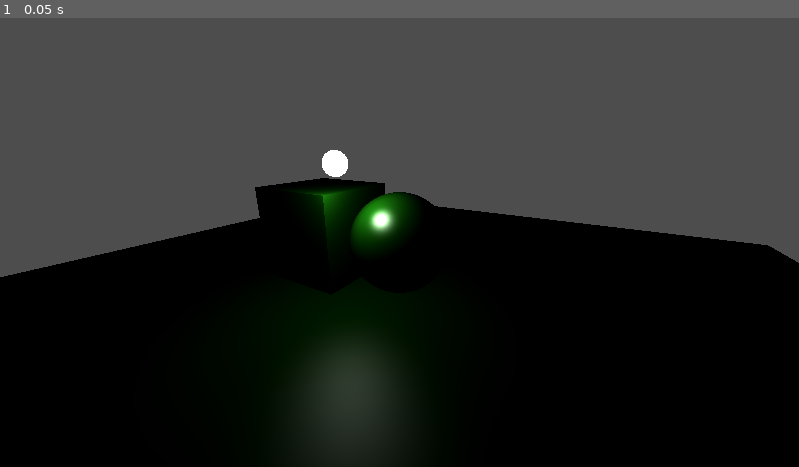
Above: before the commit, frame 1.
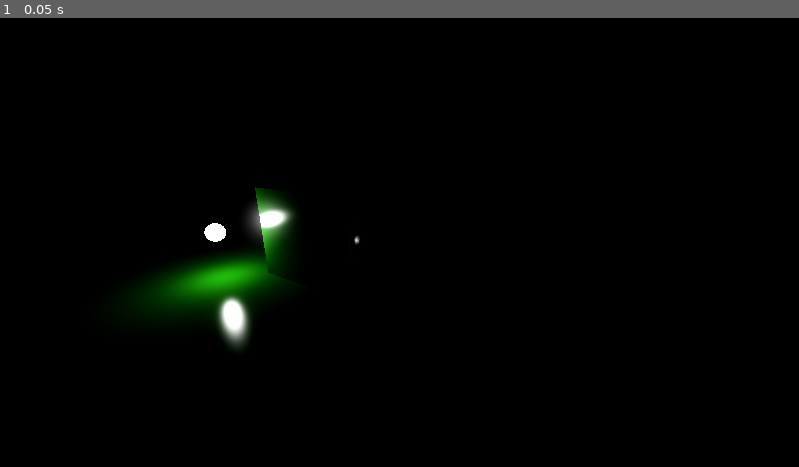
Above: after the commit, the same moment.

Repository: nonyx777/Real-Time-Rendering-Implementations-from-Book
Game: Godot game, scene res://Scenes/master.tscn
Same seed, same stepped clock (60 frames per second), same inputs: the game is played once before the commit and once after it.
Inputs:
- Up to frame 1 (0.05 s): no input

The runs differ from the first frame. In frame 1, 54% of the frame differs, in the area x 0-100%, y 0-100%.

Commit message:
ambient light added

Diff:
--- a/BlinnPhongBRDF/blinn_phong_brdf.gd
+++ b/BlinnPhongBRDF/blinn_phong_brdf.gd
@@ -3,15 +3,17 @@
 @export var light_position: MeshInstance3D
 
 var radiant_flux: float = 30.0 #Default 3.0
+var ka: Vector3 = Vector3(0.15, 0.15, 0.15) # Default (0.1, 0.1, 0.1)
 var kd: Vector3 = Vector3(0.25, 0.5, 0.2) # Default (0.25, 0.5, 0.2)
 var ks: Vector3 = Vector3(0.25, 0.25, 0.25) # Default (1.0, 1.0, 1.0)
-var ns: float = 32.0 # Default 32.0
+var ns: float = 300.0 # Default 32.0
 
 var material: Material
 
 func _ready() -> void:
 	material = get_active_material(0)
 	material.set_shader_parameter("radiant_flux", radiant_flux)
+	material.set_shader_parameter("ka", ka)
 	material.set_shader_parameter("kd", kd)
 	material.set_shader_parameter("ks", ks)
 	material.set_shader_parameter("ns", ns)
--- a/BlinnPhongBRDF/blinn_phong_brdf.gdshader
+++ b/BlinnPhongBRDF/blinn_phong_brdf.gdshader
@@ -2,6 +2,7 @@
 render_mode unshaded;
 
 uniform float radiant_flux;
+uniform vec3 ka;
 uniform vec3 kd;
 uniform vec3 ks;
 uniform float ns;
@@ -44,8 +45,9 @@
 }
 
 void fragment() {
+	vec3 radiance = rgb2lin(kd) * rgb2lin(ka);
 	vec3 brdf = brdf(rgb2lin(kd), rgb2lin(ks), ns, CAMERA_POSITION_WORLD, light_position, vertex_world_pos, vertex_world_norm);
 	float irradiance = irradiance(light_position, vertex_world_pos, vertex_world_norm, radiant_flux);
-	vec3 radiance = brdf * irradiance;
+	radiance += brdf * irradiance;
 	ALBEDO = radiance;
 }
--- a/Scenes/blinn_phong_brdf.tscn
+++ b/Scenes/blinn_phong_brdf.tscn
@@ -1,12 +1,26 @@
-[gd_scene load_steps=11 format=3 uid="uid://cpbyn124ivbup"]
+[gd_scene load_steps=14 format=3 uid="uid://cpbyn124ivbup"]
 
 [ext_resource type="Script" path="res://BlinnPhongBRDF/blinn_phong_brdf.gd" id="1_4iqhq"]
 [ext_resource type="Shader" path="res://BlinnPhongBRDF/blinn_phong_brdf.gdshader" id="1_nhkm0"]
+
+[sub_resource type="ProceduralSkyMaterial" id="ProceduralSkyMaterial_xn4yi"]
+sky_horizon_color = Color(0.64625, 0.65575, 0.67075, 1)
+ground_horizon_color = Color(0.64625, 0.65575, 0.67075, 1)
+
+[sub_resource type="Sky" id="Sky_egy7j"]
+sky_material = SubResource("ProceduralSkyMaterial_xn4yi")
+
+[sub_resource type="Environment" id="Environment_h0uen"]
+background_mode = 1
+sky = SubResource("Sky_egy7j")
+tonemap_mode = 2
+glow_enabled = true
 
 [sub_resource type="ShaderMaterial" id="ShaderMaterial_gkcbh"]
 render_priority = 0
 shader = ExtResource("1_nhkm0")
 shader_parameter/radiant_flux = null
+shader_parameter/ka = null
 shader_parameter/kd = null
 shader_parameter/ks = null
 shader_parameter/ns = null
@@ -29,6 +43,7 @@
 render_priority = 0
 shader = ExtResource("1_nhkm0")
 shader_parameter/radiant_flux = null
+shader_parameter/ka = null
 shader_parameter/kd = null
 shader_parameter/ks = null
 shader_parameter/ns = null
@@ -41,6 +56,7 @@
 render_priority = 0
 shader = ExtResource("1_nhkm0")
 shader_parameter/radiant_flux = null
+shader_parameter/ka = null
 shader_parameter/kd = null
 shader_parameter/ks = null
 shader_parameter/ns = null
@@ -52,13 +68,16 @@
 
 [node name="BlinnPhongBRDF" type="Node3D"]
 
+[node name="WorldEnvironment" type="WorldEnvironment" parent="."]
+environment = SubResource("Environment_h0uen")
+
 [node name="Sphere" type="MeshInstance3D" parent="." node_paths=PackedStringArray("light_position")]
 mesh = SubResource("SphereMesh_xwpnw")
 script = ExtResource("1_4iqhq")
 light_position = NodePath("../LightSource1")
 
 [node name="LightSource1" type="MeshInstance3D" parent="."]
-transform = Transform3D(1, 0, 0, 0, 1, 0, 0, 0, 1, 0.662729, 0.79926, 0.171252)
+transform = Transform3D(1, 0, 0, 0, 1, 0, 0, 0, 1, 0.827651, 0.0308699, 1.82792)
 mesh = SubResource("SphereMesh_yb37i")
 
 [node name="Box" type="MeshInstance3D" parent="." node_paths=PackedStringArray("light_position")]
